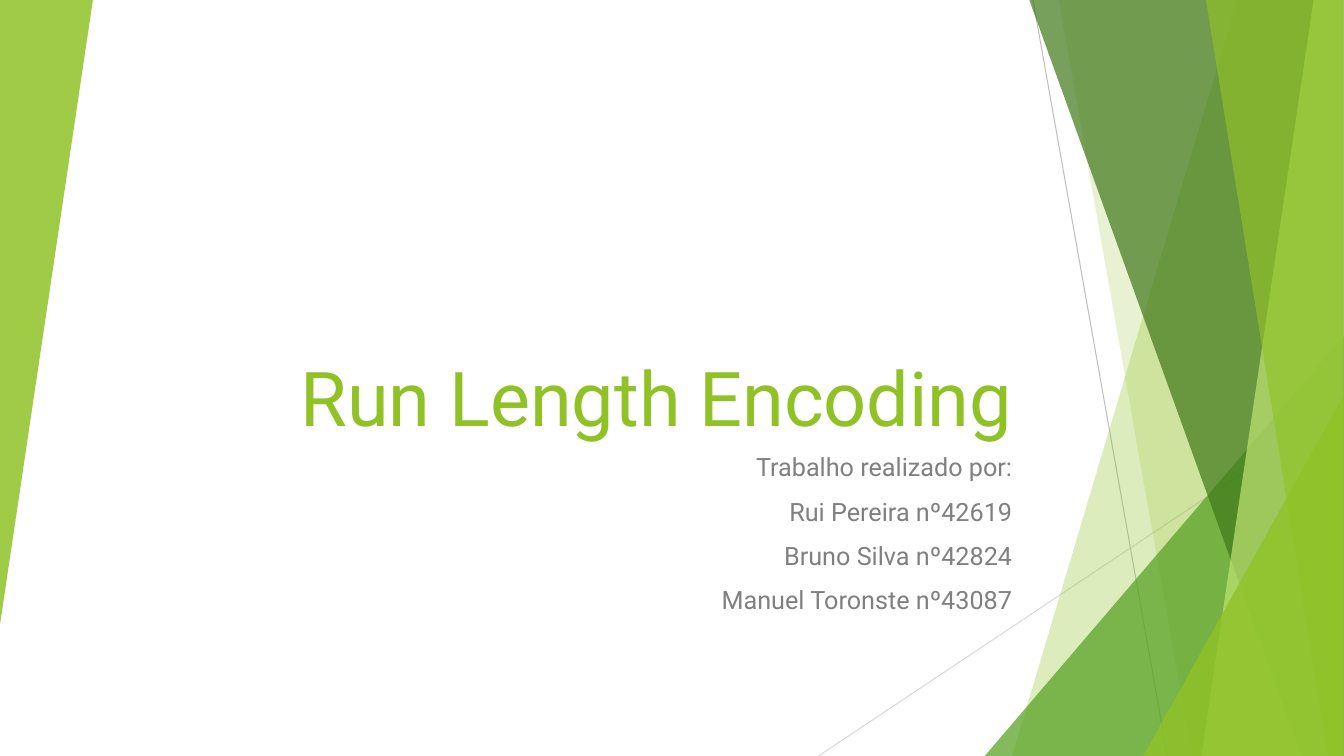
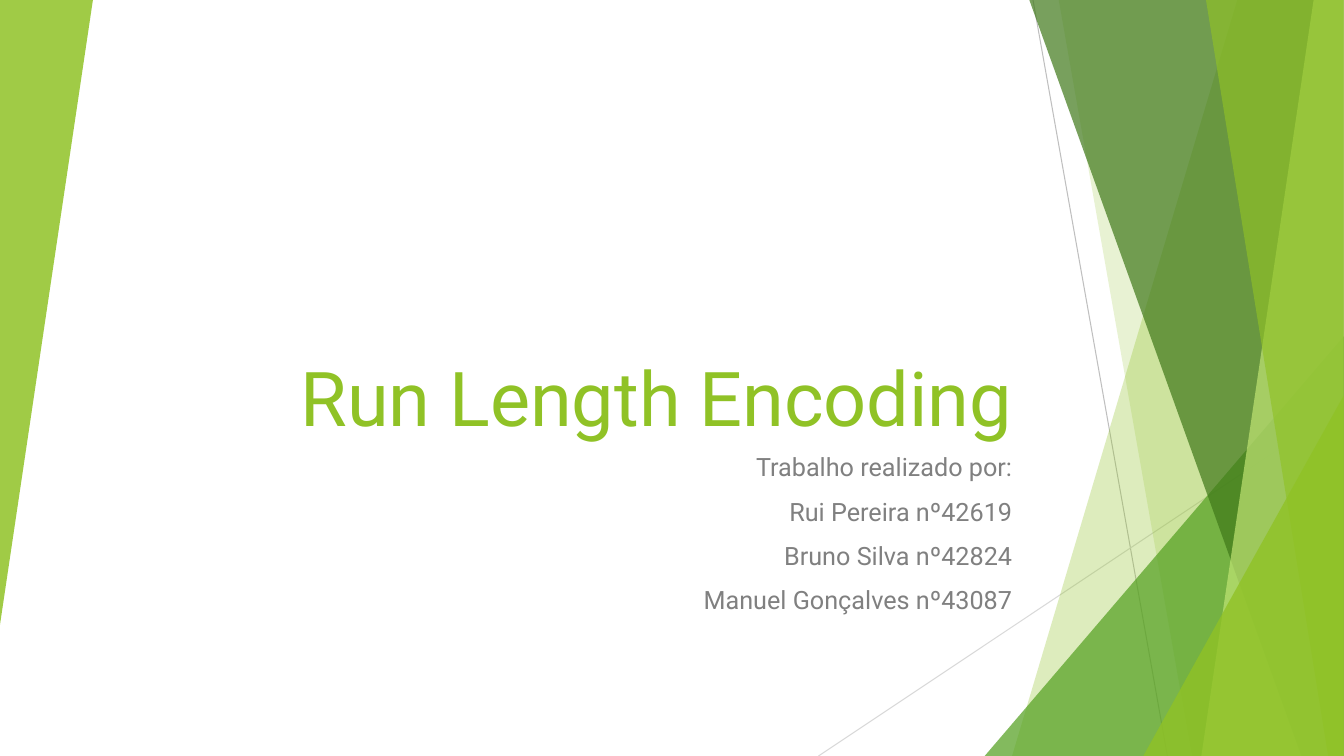
Before and after one commit to Solixx/Mult2_Proj, a slide deck: slide 1 of Run Length Encoding.pptx. Drawn at 1344x756 pixels with LibreOffice and Linux fonts; fonts in the diff are those of the drawing. Boxes give left, top, right and bottom in pixels: in the first picture for what was removed or moved away, otherwise in the second. Text is boxed around its words. In the diff, an @@ line names an element or a change of style, - is before the commit and + after.

Commit message:
fux powerpoint

```diff
--- a/Run Length Encoding.pptx
+++ b/Run Length Encoding.pptx
@@ subtitle at (704, 590, 1012, 615): text changed @@
-Manuel Toronste nº43087
+Manuel Gonçalves nº43087
```
